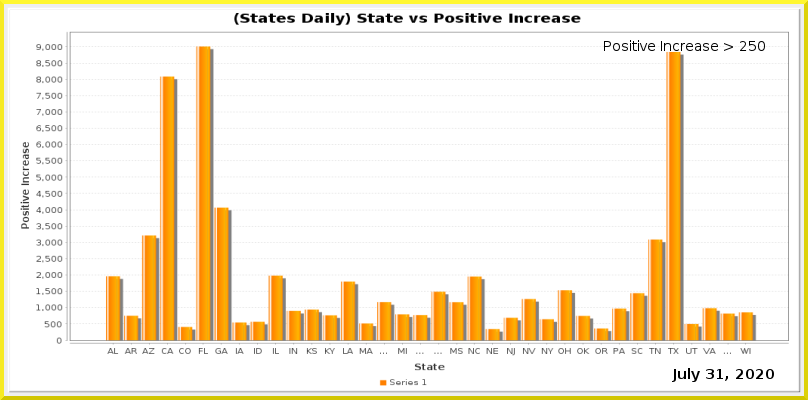
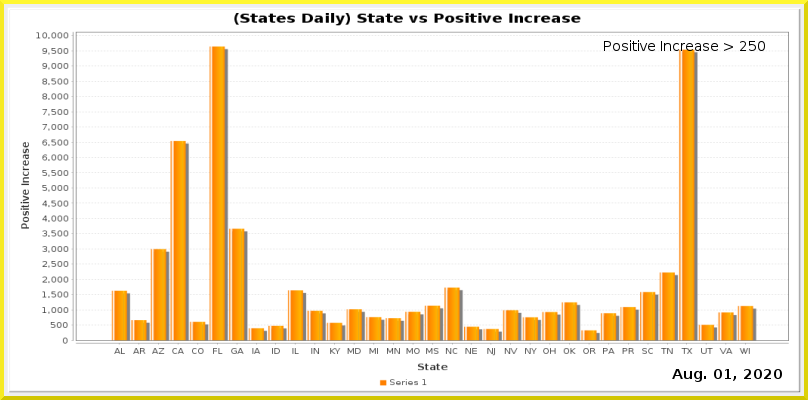
Before/after of a (808, 400) layered artwork. What changed in the layer stack:
painted on "Current Date" over [672, 368, 782, 382]
painted on "Date_vs_TestIncrease.png" over [36, 31, 789, 371]
